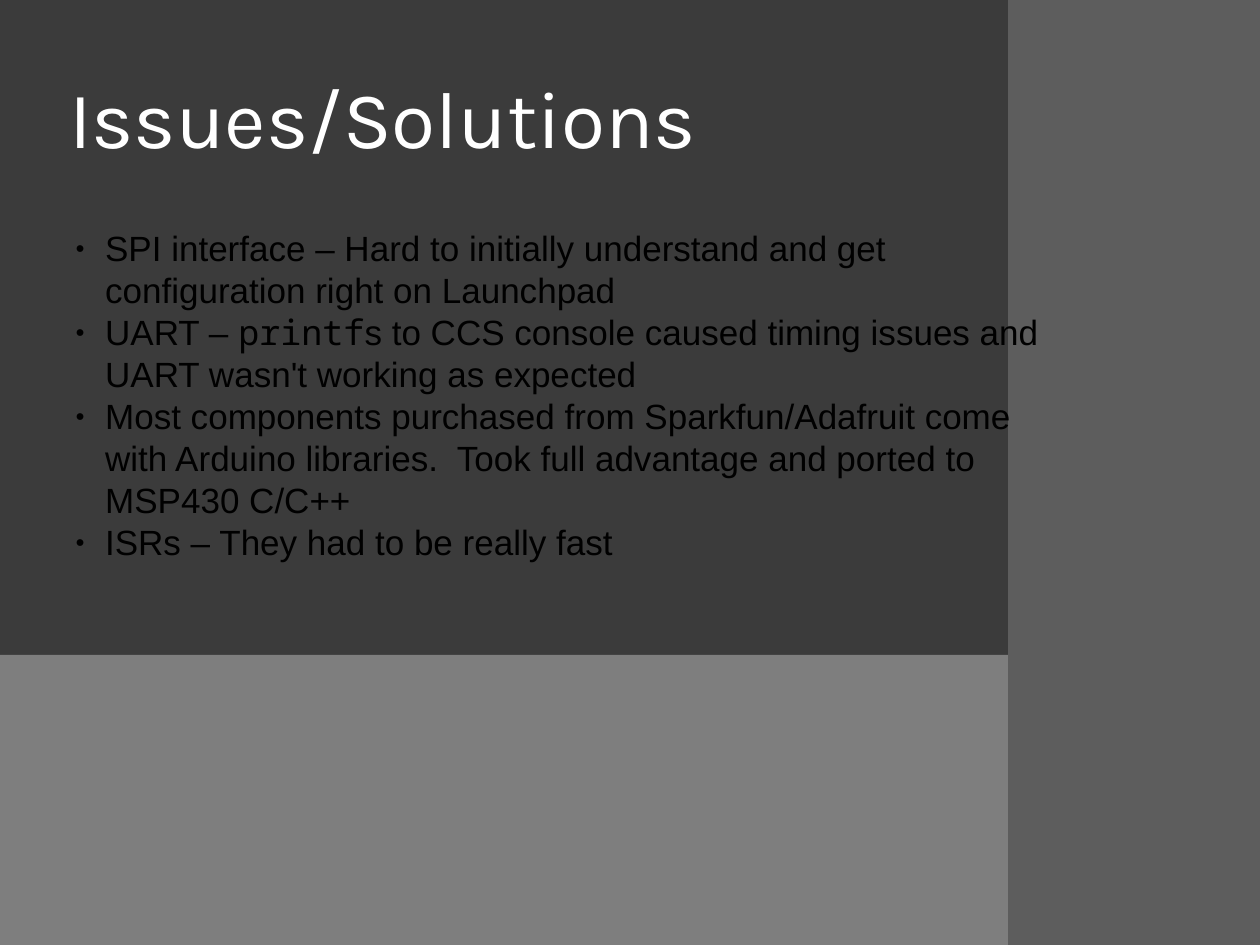
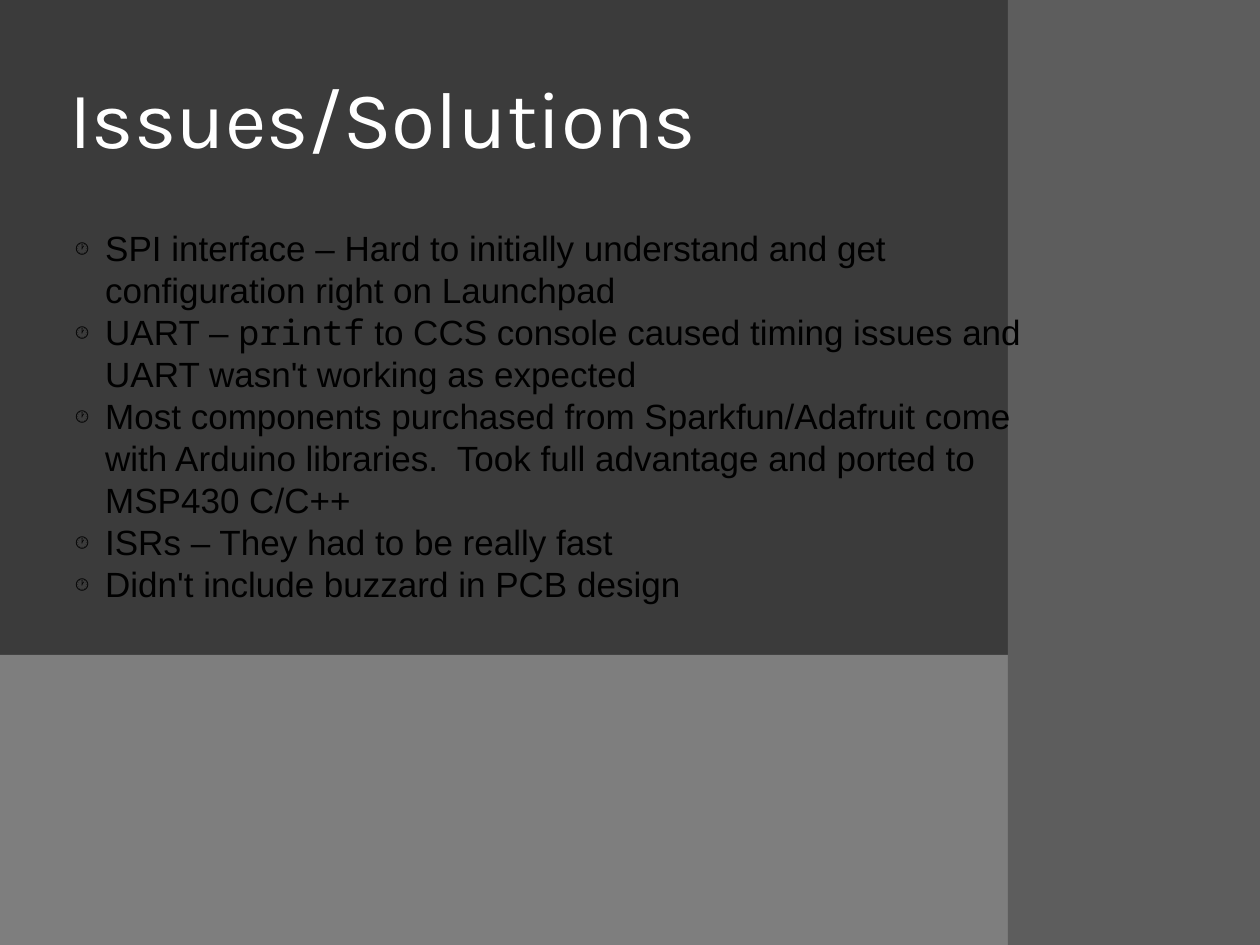
Before and after one commit to bkzshabbaz/EADAS, a slide deck: slide 9 of EADAS.pptx. Drawn at 1260x945 pixels with LibreOffice and Linux fonts; fonts in the diff are those of the drawing. Boxes give left, top, right and bottom in pixels: in the first picture for what was removed or moved away, otherwise in the second. Text is boxed around its words. In the diff, an @@ line names an element or a change of style, - is before the commit and + after.

Commit message:
Updated odp and pptx

```diff
--- a/EADAS.pptx
+++ b/EADAS.pptx
@@ text at [105, 236, 1011, 562]: bullet ● to 🕐 @@
@@ text at [105, 318, 1020, 394]: text changed @@
-● UART – printfs to CCS console caused timing issues and UART wasn't working as expected
+🕐 UART – printf to CCS console caused timing issues and UART wasn't working as expected
@@ text at [105, 572, 680, 604]: paragraph added @@
+🕐 Didn't include buzzard in PCB design
```
Also in this commit, not shown: 9 other slides changed, 2 slides added, 1 slide removed, 1 other file.
